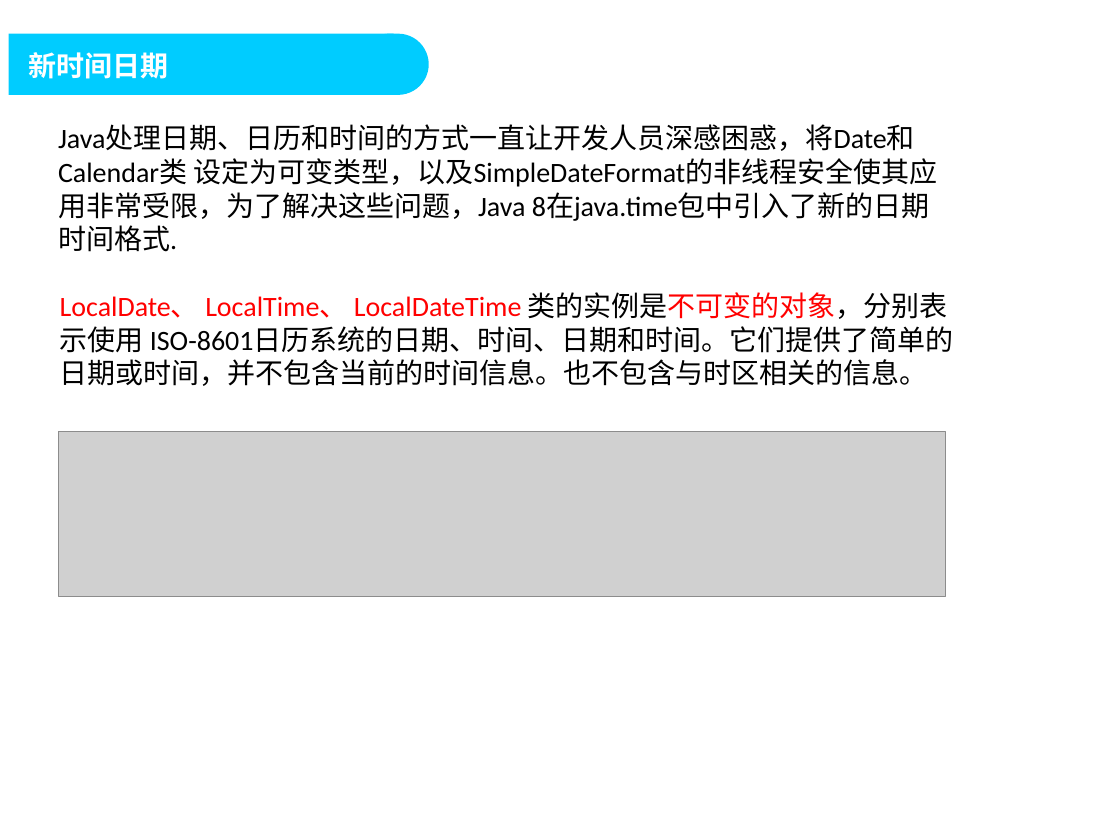
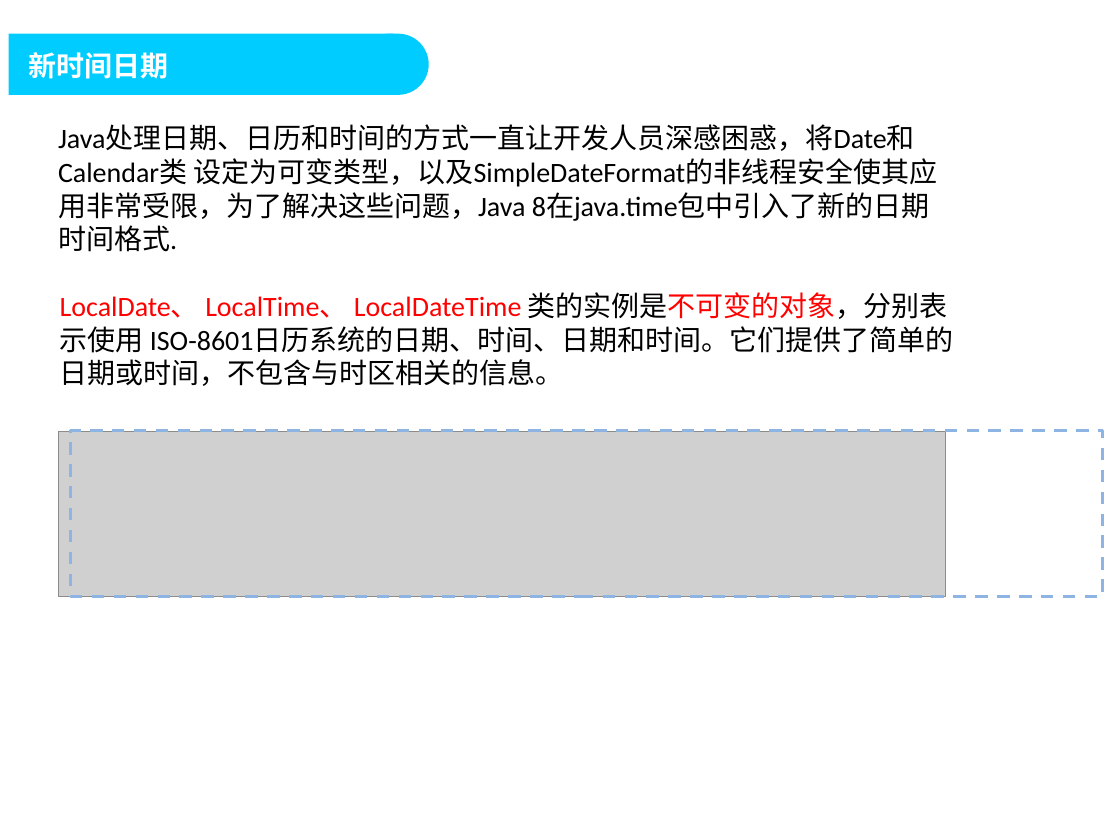
Before and after one commit to DoublePoint/MVC, a slide deck: slide 65 of 04相关插件/Java8/Java高级教程2.pptx (slide 66 before the commit). Drawn at 1120x840 pixels with LibreOffice and Linux fonts; fonts in the diff are those of the drawing; grey boxes stand for pictures; background and template pictures are left out. Boxes give left, top, right and bottom in pixels: in the first picture for what was removed or moved away, otherwise in the second. Text is boxed around its words. In the diff, an @@ line names an element or a change of style, - is before the commit and + after.

```diff
--- a/04相关插件/Java8/Java高级教程2.pptx
+++ b/04相关插件/Java8/Java高级教程2.pptx
@@ text at <box>60,292,954,386</box>: text changed @@
-LocalDate、 LocalTime、 LocalDateTime 类的实例是不可变的对象，分别表示使用 ISO-8601日历系统的日期、时间、日期和时间。它们提供了简单的日期或时间，并不包含当前的时间信息。也不包含与时区相关的信息。
+LocalDate、 LocalTime、 LocalDateTime 类的实例是不可变的对象，分别表示使用 ISO-8601日历系统的日期、时间、日期和时间。它们提供了简单的日期或时间，不包含与时区相关的信息。
@@ rectangle added at <box>71,430,1102,596</box>, outline #8EB4E3 2 pt dashed @@
```
Also in this commit, not shown: 35 other slides changed, 7 slides added, 1 slide removed, 14 other files.
